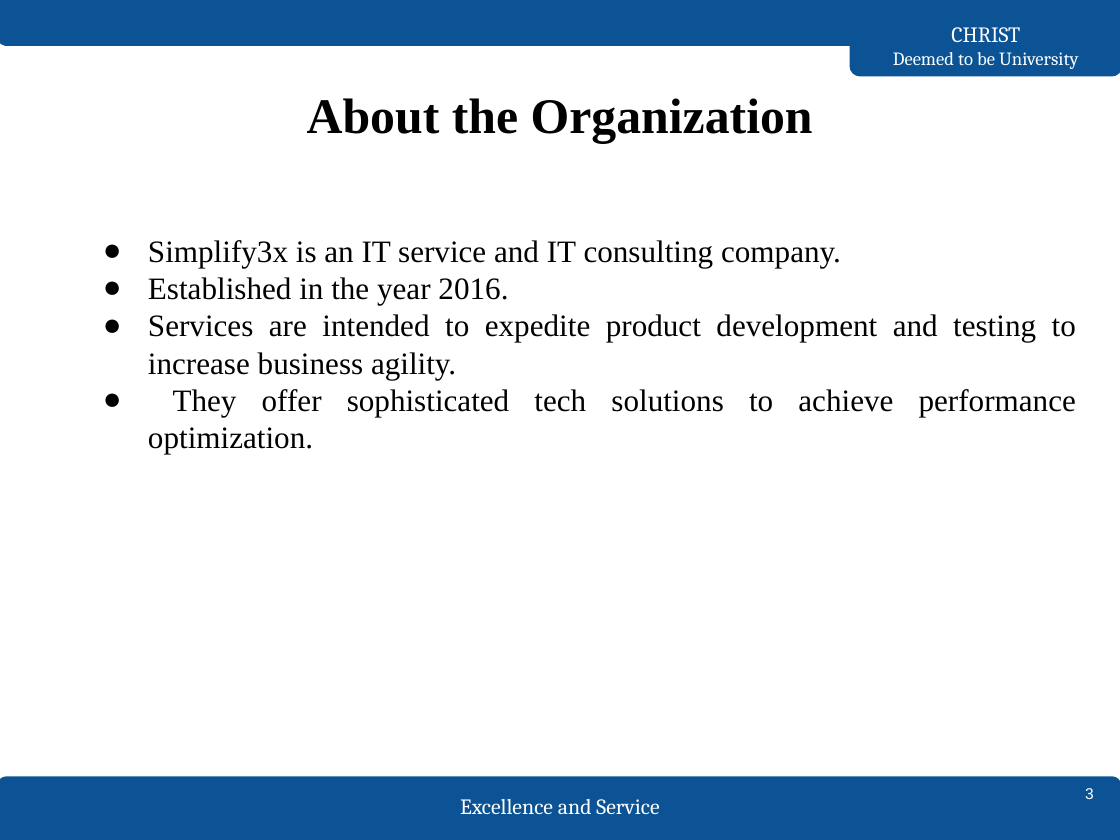
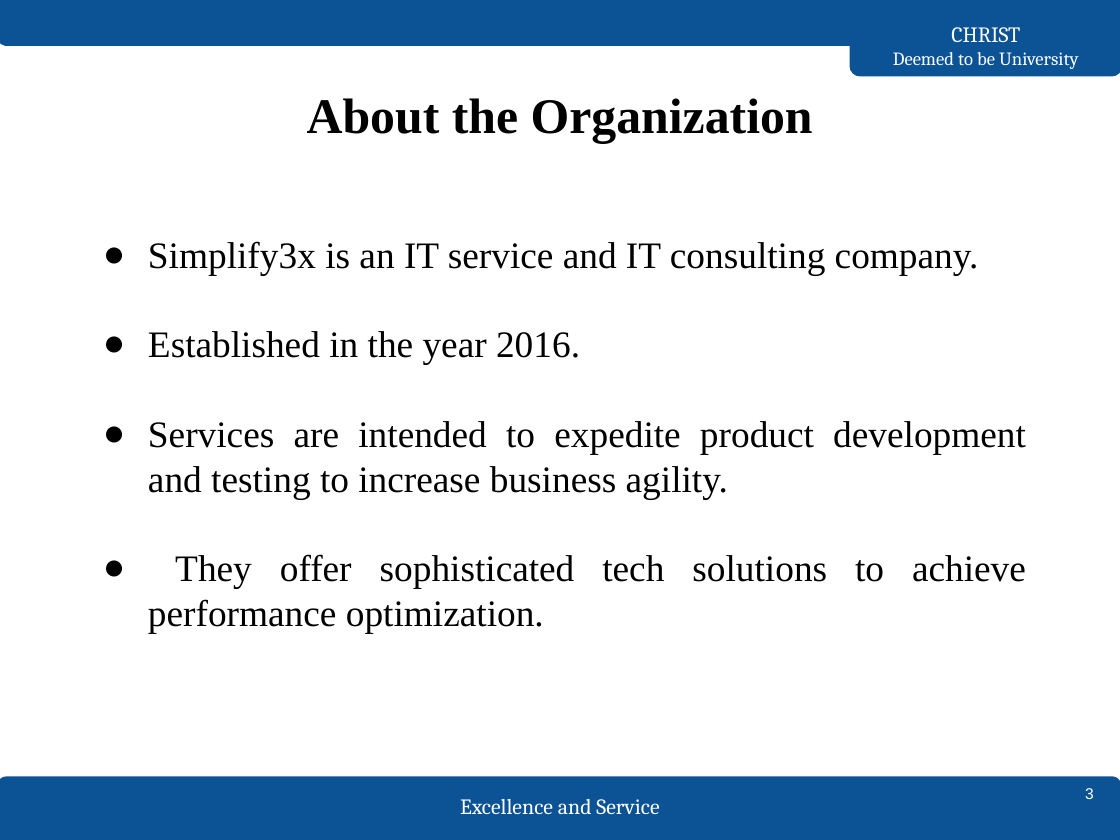
Before and after one commit to sandeepss2020/sem6, a slide deck: slide 3 of 2147130_SandeepSS.pptx. Drawn at 1120x840 pixels with LibreOffice and Linux fonts; fonts in the diff are those of the drawing. Boxes give left, top, right and bottom in pixels: in the first picture for what was removed or moved away, otherwise in the second. Text is boxed around its words. In the diff, an @@ line names an element or a change of style, - is before the commit and + after.

```diff
--- a/2147130_SandeepSS.pptx
+++ b/2147130_SandeepSS.pptx
@@ text "Simplify3x is an IT service ..." at bbox=[148, 241, 1026, 633]: size 20 to 24 pt @@
```
Also in this commit, not shown: 8 other slides changed, 2 slides added.
